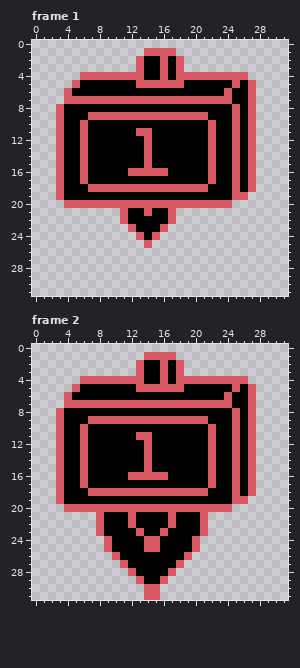
A pixel-art file gets an edit: Assets/Arts/GGJ Arts/Enemy/Ward-Stay.aseprite. The picture above was drawn from the file before the commit.
32x32 pixels, 2 frames. Shown: frame 1, frame 2. The commit also changed other frames, which this record leaves out.
After:
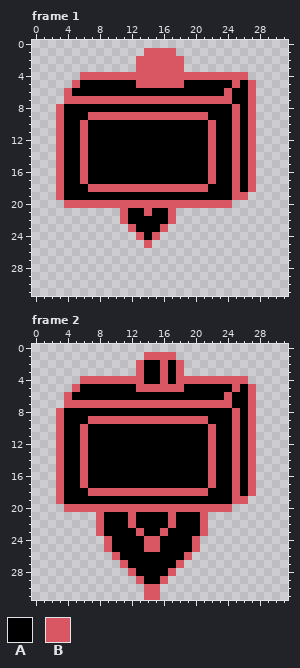
Palette (. is transparent): A #000000  B #d95763
The exact change:
Changed rows in their new state; - is an unchanged pixel.
Frame 1, layer "Layer 1":
first column x 14:
 2 BB-B
 3 BB-B
 4 BB-B
first column x 12:
11 -AA--
12 --A--
13 --A--
14 --A--
15 --A--
16 AAAAA
Frame 2, layer "Layer 1":
first column x 12:
11 -AA--
12 --A--
13 --A--
14 --A--
15 --A--
16 AAAAA
